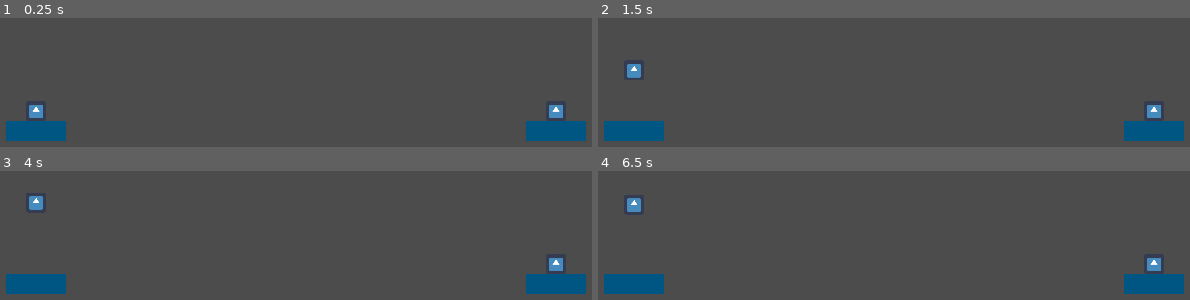
Above: before the commit, frames 1-4 (two rows, left to right).
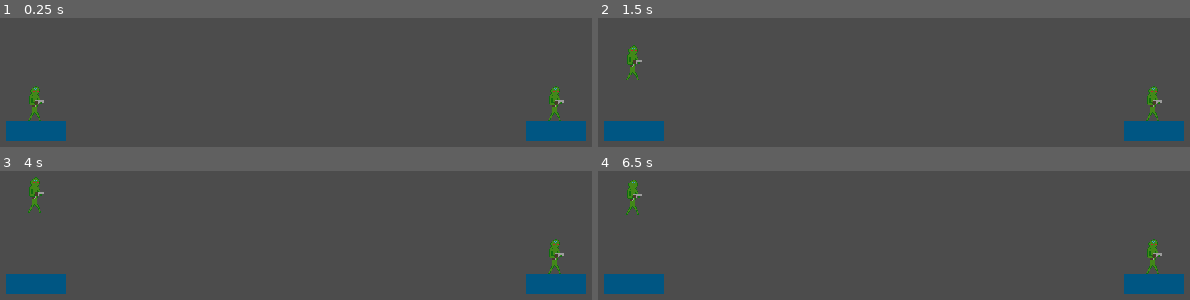
Above: after the commit, the same moments.

Repository: PoliPyc/DIYTournament
Game: Godot game, scene res://World_Tymek.tscn
Two runs of this game, one before a commit and one after it. Both use one fixed random seed, a clock stepped at 60 frames per second and the inputs below. The engine's default icon, where the game draws it, is replaced by a stand-in: a white triangle on a blue panel in a dark square.
Inputs:
- Up to frame 1 (0.25 s): no input
- Up to frame 2 (1.5 s): tap Enter at 0.5 s; tap Space at 1.25 s
- Up to frame 3 (4 s): tap Enter at 2.75 s; tap Space at 3.5 s
- Up to frame 4 (6.5 s): tap Enter at 5 s; tap Space at 5.75 s

The runs differ from the first frame. In frame 1, 1.0% of the frame differs, in the area x 4-96%, y 52-80%; in frame 2, 1.0%; in frame 3, 1.0%, in the area x 4-96%, y 4-80%; in frame 4, 1.0%.

Commit message:
player newlook

Diff:
--- a/Player_model.tscn
+++ b/Player_model.tscn
@@ -1,19 +1,18 @@
 [gd_scene load_steps=7 format=2]
 
 [ext_resource path="res://Player.gd" type="Script" id=1]
-[ext_resource path="res://icon.png" type="Texture" id=2]
+[ext_resource path="res://res/Player.png" type="Texture" id=2]
 [ext_resource path="res://Builder.tscn" type="PackedScene" id=3]
 [ext_resource path="res://State.tscn" type="PackedScene" id=4]
 [ext_resource path="res://Projectile_spawn.gd" type="Script" id=5]
 
 [sub_resource type="RectangleShape2D" id=1]
-extents = Vector2( 16, 16 )
+extents = Vector2( 16, 32 )
 
 [node name="Player_body" type="KinematicBody2D"]
 script = ExtResource( 1 )
 
 [node name="Sprite" type="Sprite" parent="."]
-scale = Vector2( 0.5, 0.5 )
 texture = ExtResource( 2 )
 
 [node name="CollisionShape2D" type="CollisionShape2D" parent="."]
--- a/project.godot
+++ b/project.godot
@@ -142,46 +142,6 @@
 , Object(InputEventJoypadButton,"resource_local_to_scene":false,"resource_name":"","device":0,"button_index":0,"pressure":0.0,"pressed":false,"script":null)
  ]
 }
-left2={
-"deadzone": 0.5,
-"events": [ Object(InputEventJoypadButton,"resource_local_to_scene":false,"resource_name":"","device":1,"button_index":14,"pressure":0.0,"pressed":false,"script":null)
- ]
-}
-right2={
-"deadzone": 0.5,
-"events": [ Object(InputEventJoypadButton,"resource_local_to_scene":false,"resource_name":"","device":1,"button_index":15,"pressure":0.0,"pressed":false,"script":null)
- ]
-}
-up2={
-"deadzone": 0.5,
-"events": [ Object(InputEventJoypadButton,"resource_local_to_scene":false,"resource_name":"","device":1,"button_index":12,"pressure":0.0,"pressed":false,"script":null)
- ]
-}
-down2={
-"deadzone": 0.5,
-"events": [ Object(InputEventJoypadButton,"resource_local_to_scene":false,"resource_name":"","device":1,"button_index":13,"pressure":0.0,"pressed":false,"script":null)
- ]
-}
-spawnBlock2={
-"deadzone": 0.5,
-"events": [ Object(InputEventJoypadButton,"resource_local_to_scene":false,"resource_name":"","device":1,"button_index":1,"pressure":0.0,"pressed":false,"script":null)
- ]
-}
-enableBuilder2={
-"deadzone": 0.5,
-"events": [ Object(InputEventJoypadButton,"resource_local_to_scene":false,"resource_name":"","device":1,"button_index":3,"pressure":0.0,"pressed":false,"script":null)
- ]
-}
-shoot2={
-"deadzone": 0.5,
-"events": [ Object(InputEventJoypadButton,"resource_local_to_scene":false,"resource_name":"","device":1,"button_index":2,"pressure":0.0,"pressed":false,"script":null)
- ]
-}
-jump2={
-"deadzone": 0.5,
-"events": [ Object(InputEventJoypadButton,"resource_local_to_scene":false,"resource_name":"","device":1,"button_index":0,"pressure":0.0,"pressed":false,"script":null)
- ]
-}
 
 [rendering]
 
Binary file added: res/Player.png
Not shown, added: res/Player.png.import
